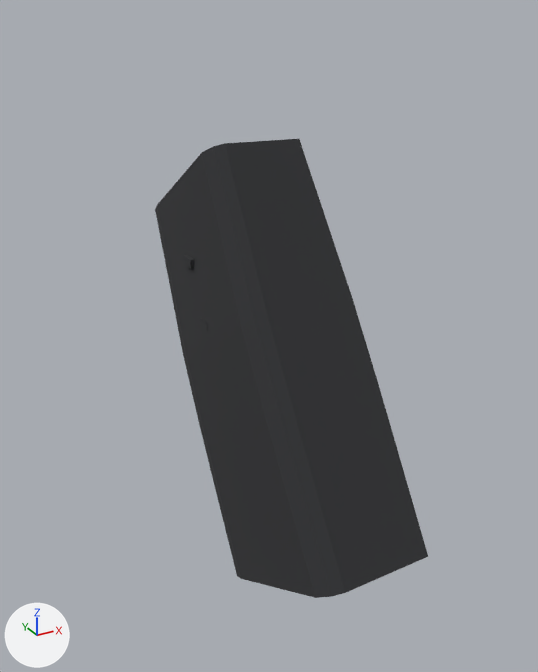
The glTF model assets/models/attachment_pistol_angledgrip.glb: old version first, new version second.
Camera for both pictures: a 50 mm camera at (-0.079, -0.0686, 0.0004) aimed at (-0.0005, 0.0741, -0.0709). Every picture has the same lights, and +X, +Y and +Z are marked at lower left. The first picture is the older version. Vertices at exactly the same position are counted once.

The scene before the commit, as lines of its bpy script (objects in view):
```python
me_geometry_299_ds_wpolymer = bpy.data.meshes.new('geometry_299_ds_wpolymer')
me_geometry_299_ds_wpolymer.from_pydata(...)  # 112 vertices, 200 faces; spans x -0.0152..0.0152, y 0.0256..0.1177, z -0.1337..-0.0261
me_geometry_299_ds_wpolymer.materials.append(mat_ds_wpolymer)  # dark grey #323335
ob_attachment_pistol_angledgrip__pistol_angledgrip__pistol_angledgrip__grip = bpy.data.objects.new('attachment_pistol_angledgrip__pistol_angledgrip__pistol_angledgrip__grip', me_geometry_299_ds_wpolymer)
ob_attachment_pistol_angledgrip__pistol_angledgrip__pistol_angledgrip__grip.location = (0.0, 0.0, 0.0)
```
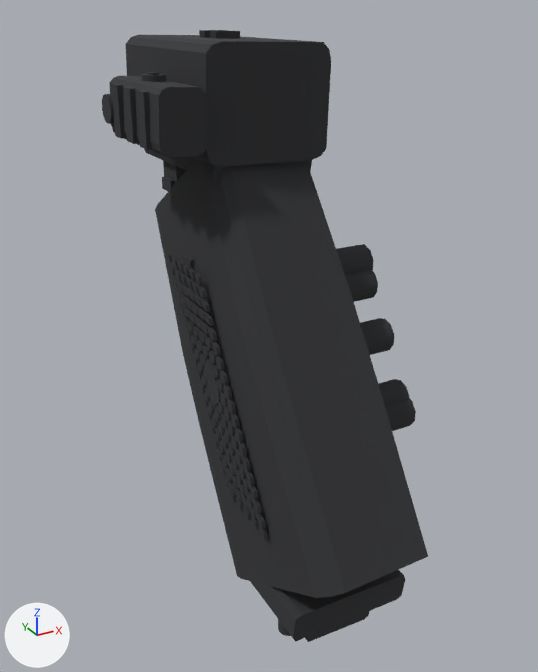
Boxes (x1, y1, x2, y2) around the edits, measured in the pictures (538 x 672 px):
'attachment_pistol_angledgrip__pistol_angledgrip__pistol_angledgrip__grip', reshaped (19% wider, 33% taller)
    before: (155, 139, 428, 598)
    after: (102, 30, 428, 642)
part 1 of me_geometry_299_ds_wpolymer, built on
    after: (166, 244, 416, 642)
part 2 of me_geometry_299_ds_wpolymer, added
    after: (102, 30, 331, 191)

The edits, one by one:
me_geometry_299_ds_wpolymer is used by ob_attachment_pistol_angledgrip__pistol_angledgrip__pistol_angledgrip__grip; location (0.0, 0.0, 0.0).
me_geometry_299_ds_wpolymer had 112 vertices, 200 faces and spanned x -0.0152..0.0152, y 0.0256..0.1177, z -0.1337..-0.0261.
me_geometry_299_ds_wpolymer now has 5802 vertices, 9120 faces and spans x -0.0277..0.0287, y 0.0256..0.1225, z -0.1354..-0.0042.
me_geometry_299_ds_wpolymer part 1: 1 vertex removed from x 0.0099, y 0.0889, z -0.1002; 5125 vertices added at x -0.0163..0.0287, y 0.0364..0.0978, z -0.1354..-0.0535.
me_geometry_299_ds_wpolymer part 2: 566 vertices added at x -0.0277..0.0163, y 0.0715..0.1225, z -0.0415..-0.0042.
